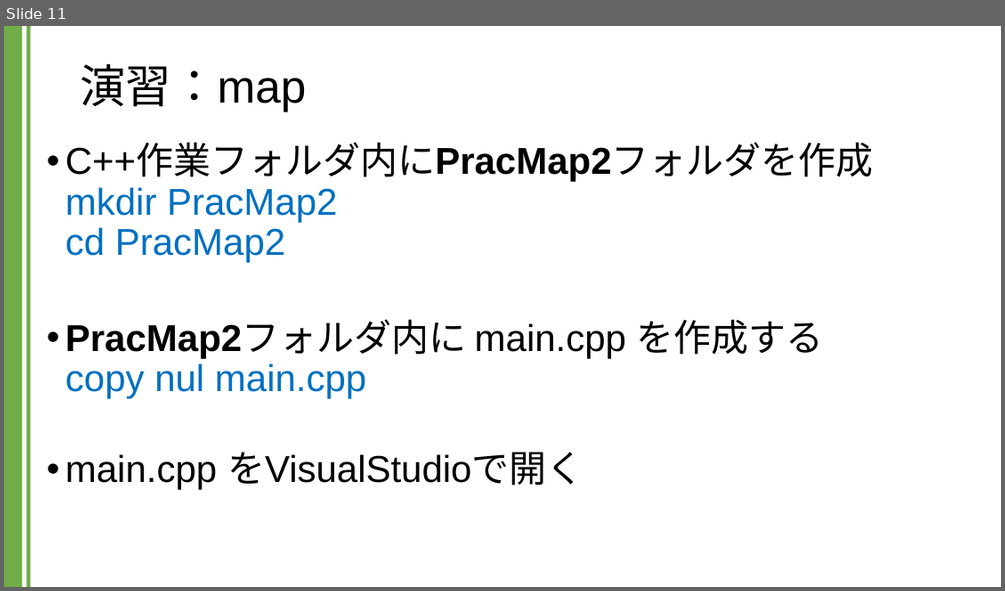
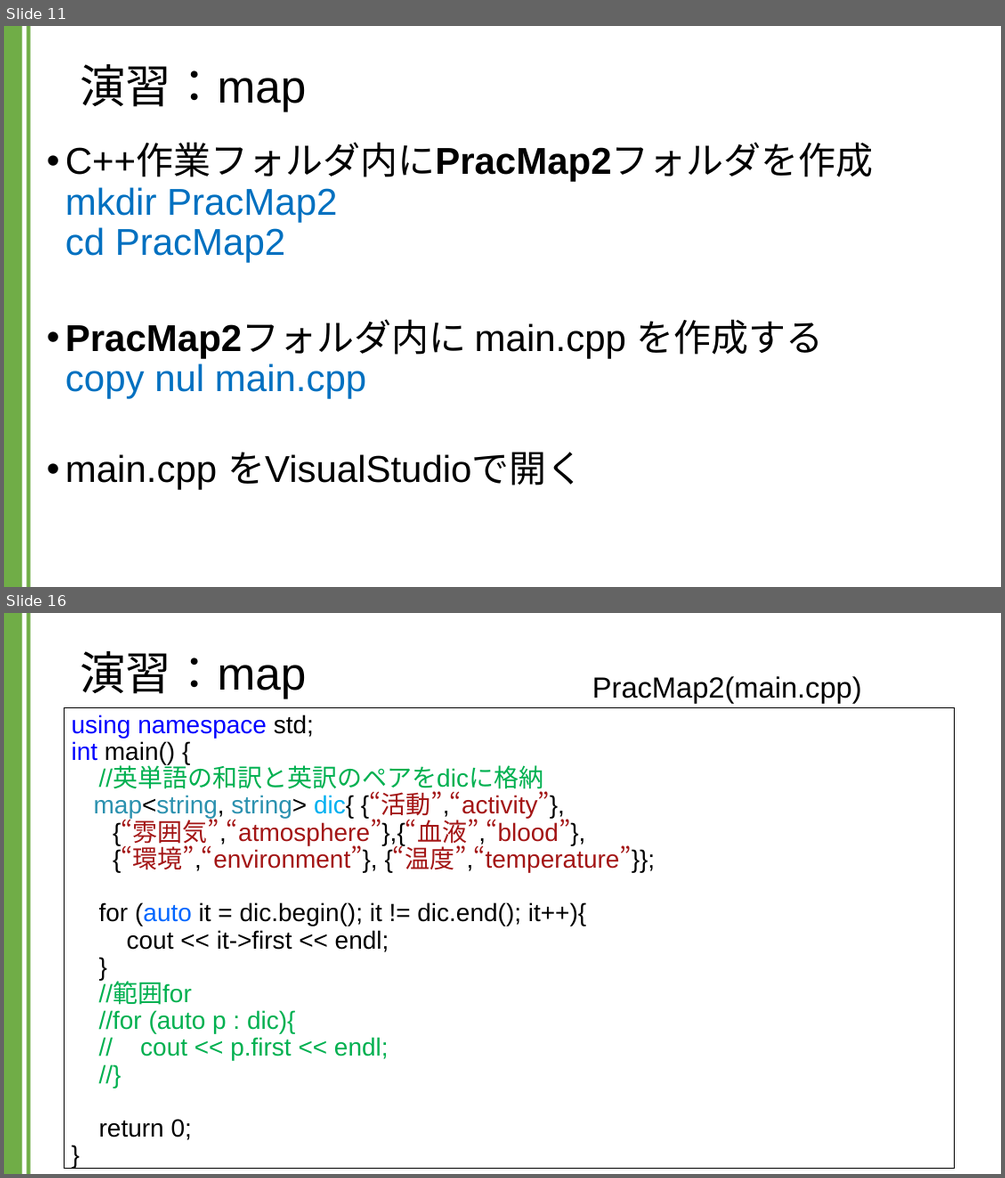
Before and after one commit to kic-murata/cpp2024, a slide deck: 授業資料/演習課題：map.pptx. Shown one above the other, each under a label of ours: slide 11 before the commit, slides 11 and 16 after it; the slides between them are not shown. The pictures are 1005x591 and 1005x1178 pixels, drawn with LibreOffice and Linux fonts; fonts in the diff are those of the drawing. Boxes give left, top, right and bottom in pixels: in the first picture for what was removed or moved away, otherwise in the second. Text is boxed around its words. In the diff, an @@ line names an element or a change of style, - is before the commit and + after.

```diff
--- a/授業資料/演習課題：map.pptx
+++ b/授業資料/演習課題：map.pptx
@@ slide 16 added at [4, 613, 1001, 1174], background #FFFFFF; not listed: 2 template elements that a slide beside it also shows @@
@@ title added at [80, 651, 306, 699], 44 pt, text #000000 @@
+演習：map
@@ text added at [592, 676, 862, 703], 28 pt, text #000000 @@
+PracMap2(main.cpp)
@@ text added at [64, 708, 955, 1167], fill #FFFFFF, outline #000000 0.75 pt, 24 pt, text #000000 @@
+using namespace std;
+int main() {
+//英単語の和訳と英訳のペアをdicに格納
+map<string, string> dic{ {“活動”,“activity”},
+{“雰囲気”,“atmosphere”},{“血液”,“blood”},
+{“環境”,“environment”}, {“温度”,“temperature”}};
+for (auto it = dic.begin(); it != dic.end(); it++){
+cout << it->first << endl;
+}
+//範囲for
+//for (auto p : dic){
+// cout << p.first << endl;
+//}
+return 0;
+}
```
Also in this commit, not shown: 8 other slides added, 1 other file.
